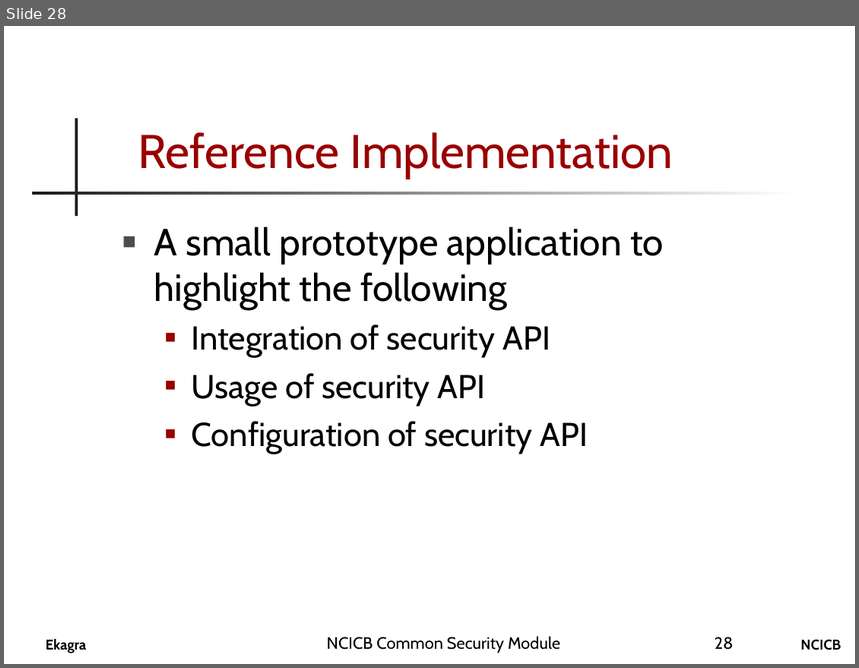
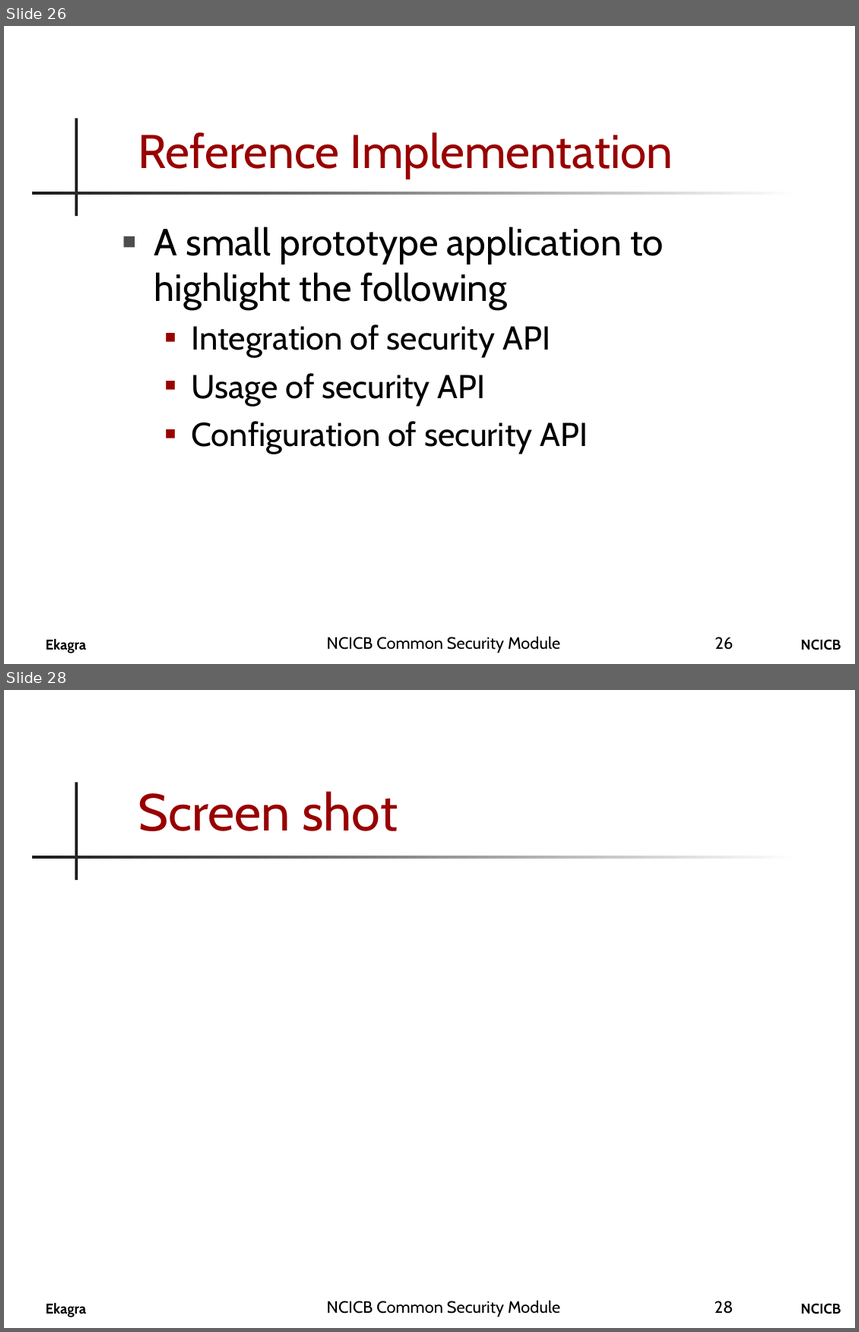
Before and after one commit to CBIIT/common-security-module-docs, a slide deck: CSM_Presentation.ppt. Shown one above the other, each under a label of ours: slide 28 before the commit, slides 26 and 28 after it; the slides between them are not shown. The pictures are 859x668 and 859x1332 pixels, drawn with LibreOffice and Linux fonts; fonts in the diff are those of the drawing; background and template pictures are left out. Boxes give left, top, right and bottom in pixels: in the first picture for what was removed or moved away, otherwise in the second. Text is boxed around its words. In the diff, an @@ line names an element or a change of style, - is before the commit and + after.

```diff
--- a/CSM_Presentation.ppt
+++ b/CSM_Presentation.ppt
@@ slide 28 added at [4,690,855,1328], background #FFFFFF; not listed: 4 template elements that a slide beside it also shows @@
@@ title added at [138,791,398,831], 44 pt, text #990000 @@
+Screen shot
@@ text added at [327,1300,560,1317], 14 pt, text #000000 @@
+NCICB Common Security Module
@@ page number added at [715,1301,734,1314], 14 pt, text #000000 @@
+28
@@ what was slide 28 is now slide 26 @@
@@ page number at [715,637,734,650]: text changed @@
-28
+26
```
Also in this commit, not shown: 16 slides changed, 1 other slide added.
